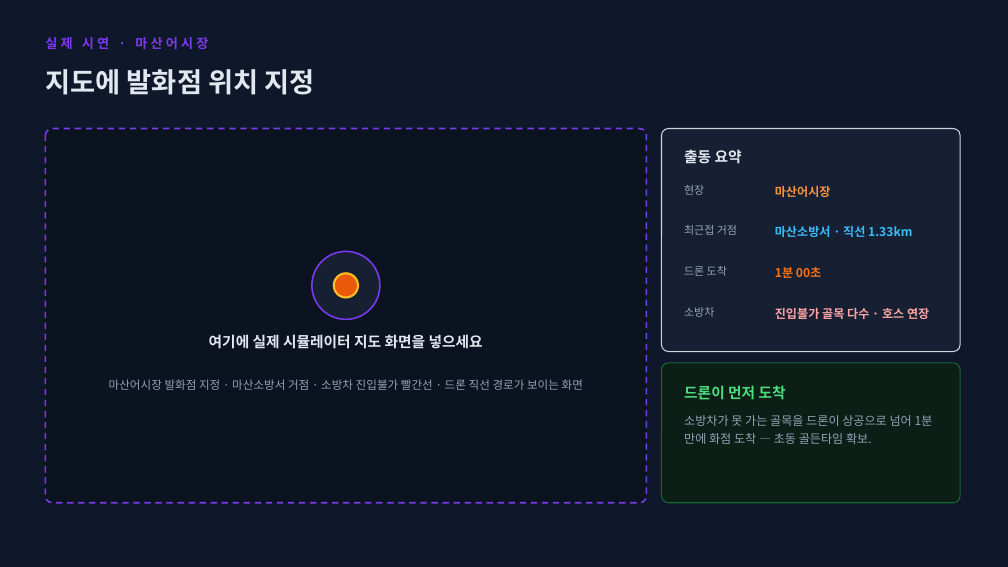
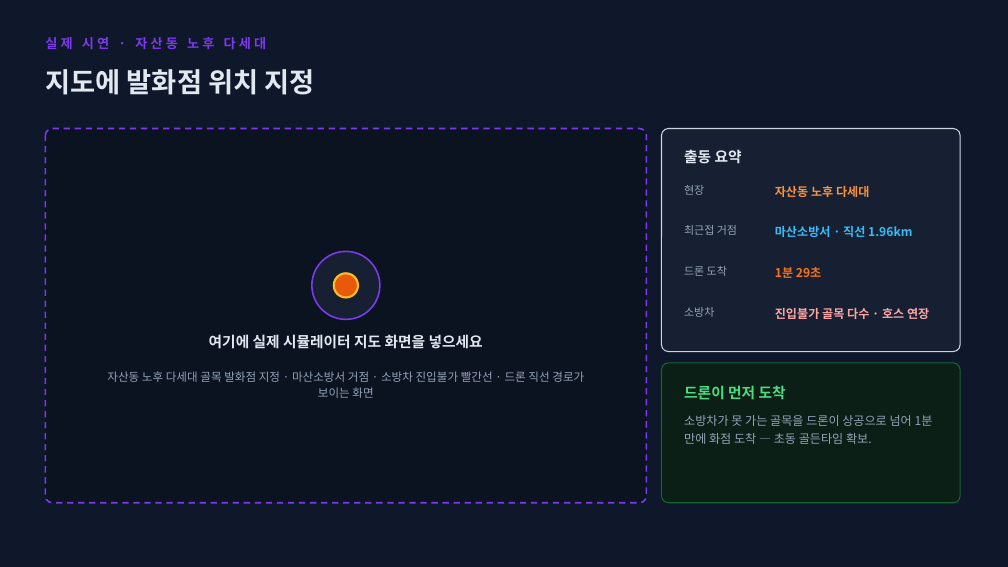
Before and after one commit to bdsm135790-png/noh, a slide deck: slide 16 of presentation/화재빅데이터_드론배치_분석리포트.pptx (slide 14 before the commit). Drawn at 1008x567 pixels with LibreOffice and Linux fonts; fonts in the diff are those of the drawing. Boxes give left, top, right and bottom in pixels: in the first picture for what was removed or moved away, otherwise in the second. Text is boxed around its words. In the diff, an @@ line names an element or a change of style, - is before the commit and + after.

```diff
--- a/presentation/화재빅데이터_드론배치_분석리포트.pptx
+++ b/presentation/화재빅데이터_드론배치_분석리포트.pptx
@@ text at [45,37,266,49]: text changed @@
-실제 시연 · 마산어시장
+실제 시연 · 자산동 노후 다세대
@@ text at [775,186,869,197]: text changed @@
-마산어시장
+자산동 노후 다세대
@@ text at [775,226,912,237]: text changed @@
-마산소방서 · 직선 1.33km
+마산소방서 · 직선 1.96km
@@ text at [775,267,821,278]: text changed @@
-1분 00초
+1분 29초
@@ text at [107,371,584,398]: text changed @@
-마산어시장 발화점 지정 · 마산소방서 거점 · 소방차 진입불가 빨간선 · 드론 직선 경로가 보이는 화면
+자산동 노후 다세대 골목 발화점 지정 · 마산소방서 거점 · 소방차 진입불가 빨간선 · 드론 직선 경로가 보이는 화면
```
Also in this commit, not shown: 6 other slides changed, 2 slides added, 3 other files.
